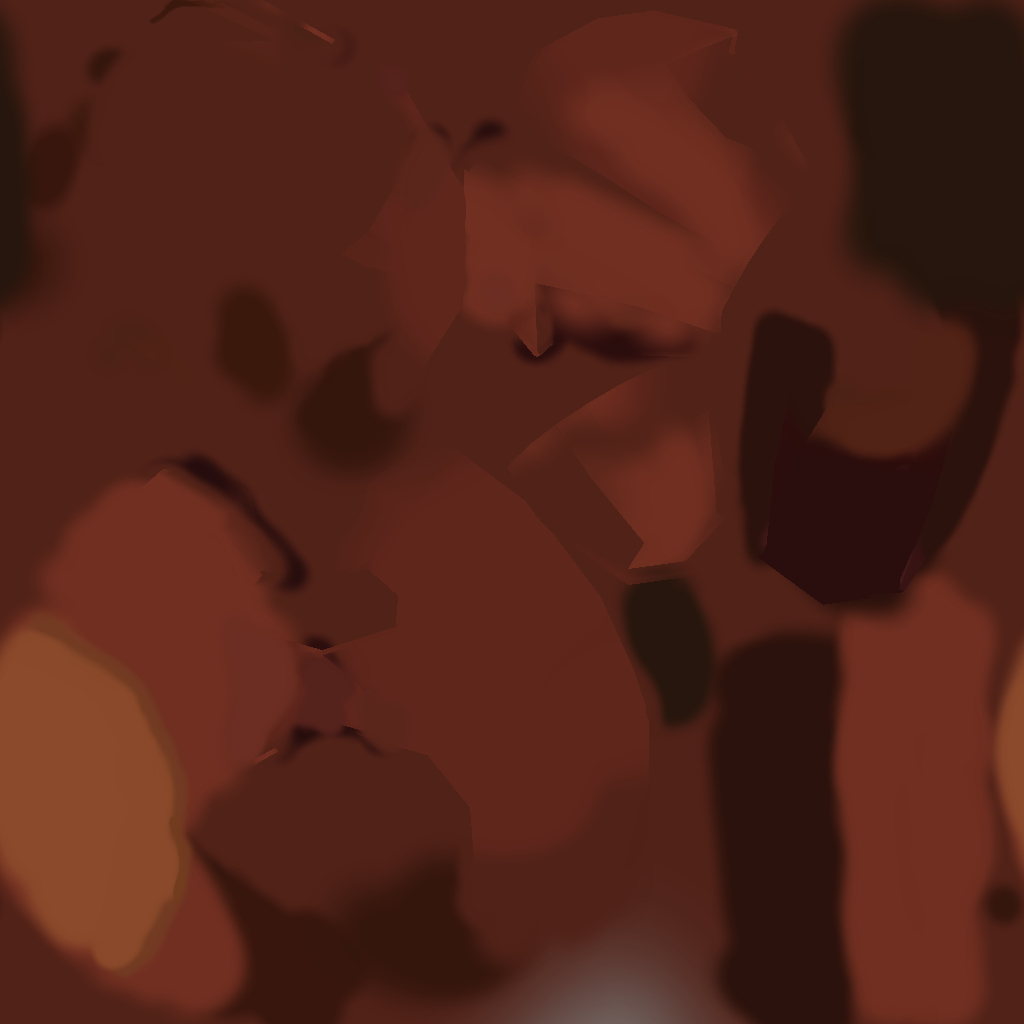
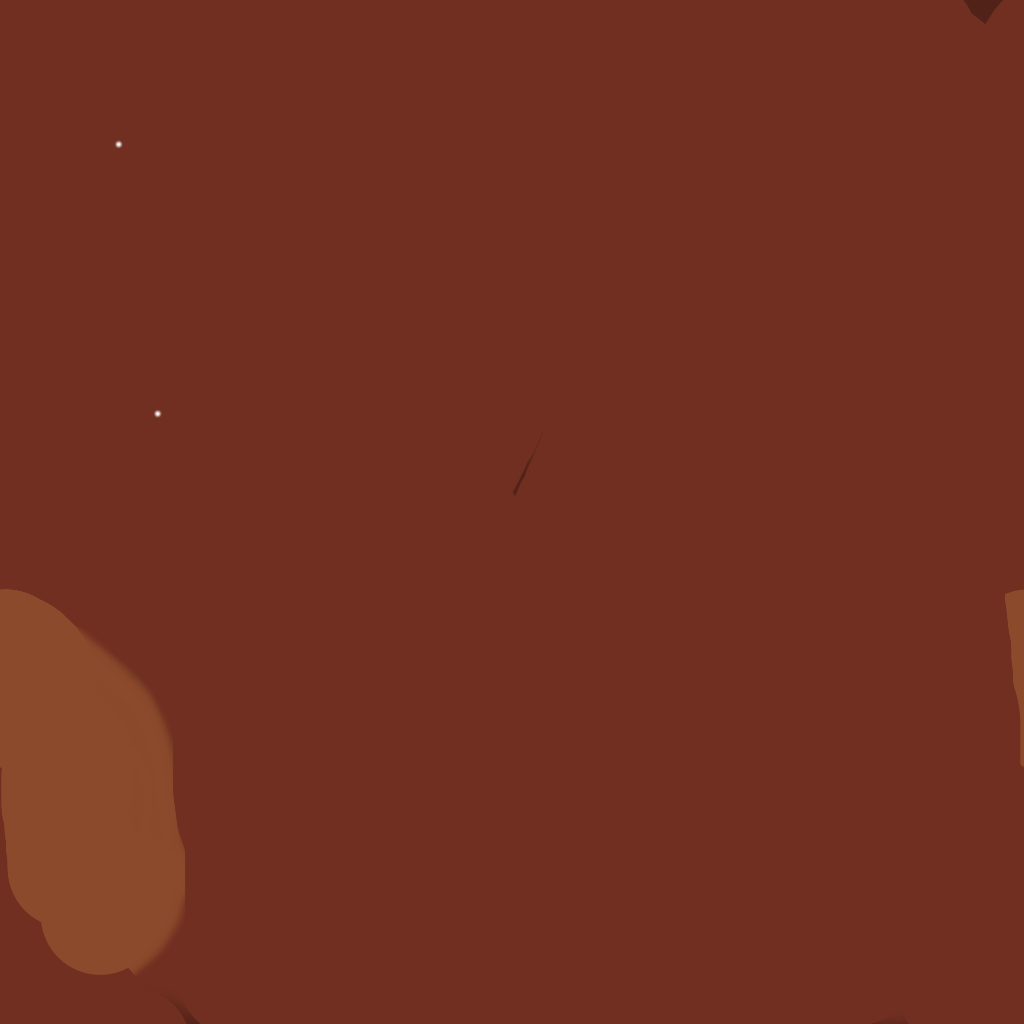
The second 1024px x 1024px image is a revision of the first. Changes to its layers:
painted on "stomach" over [0, 0, 1024, 1024]
hid "Layer" (2nd of 3) over [0, 0, 1024, 740]
